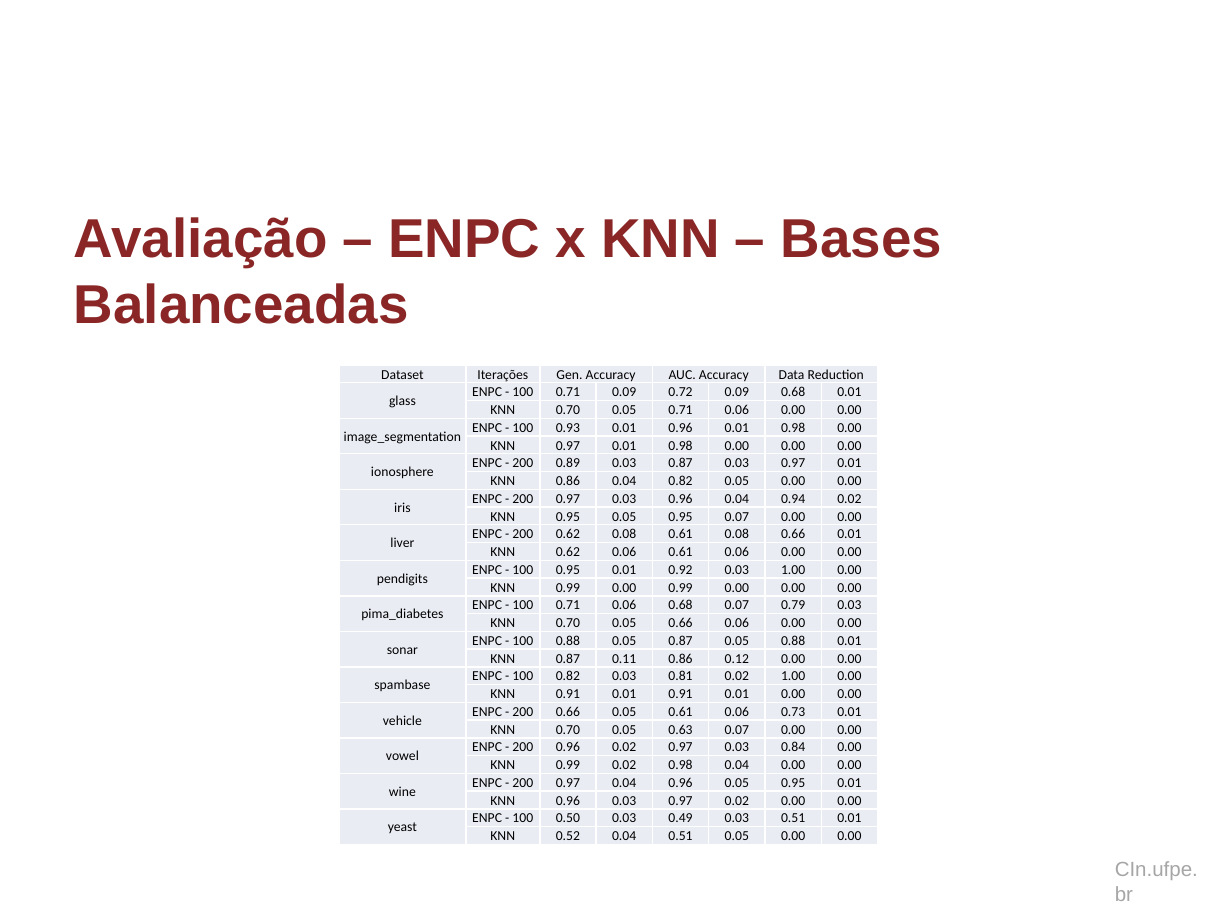
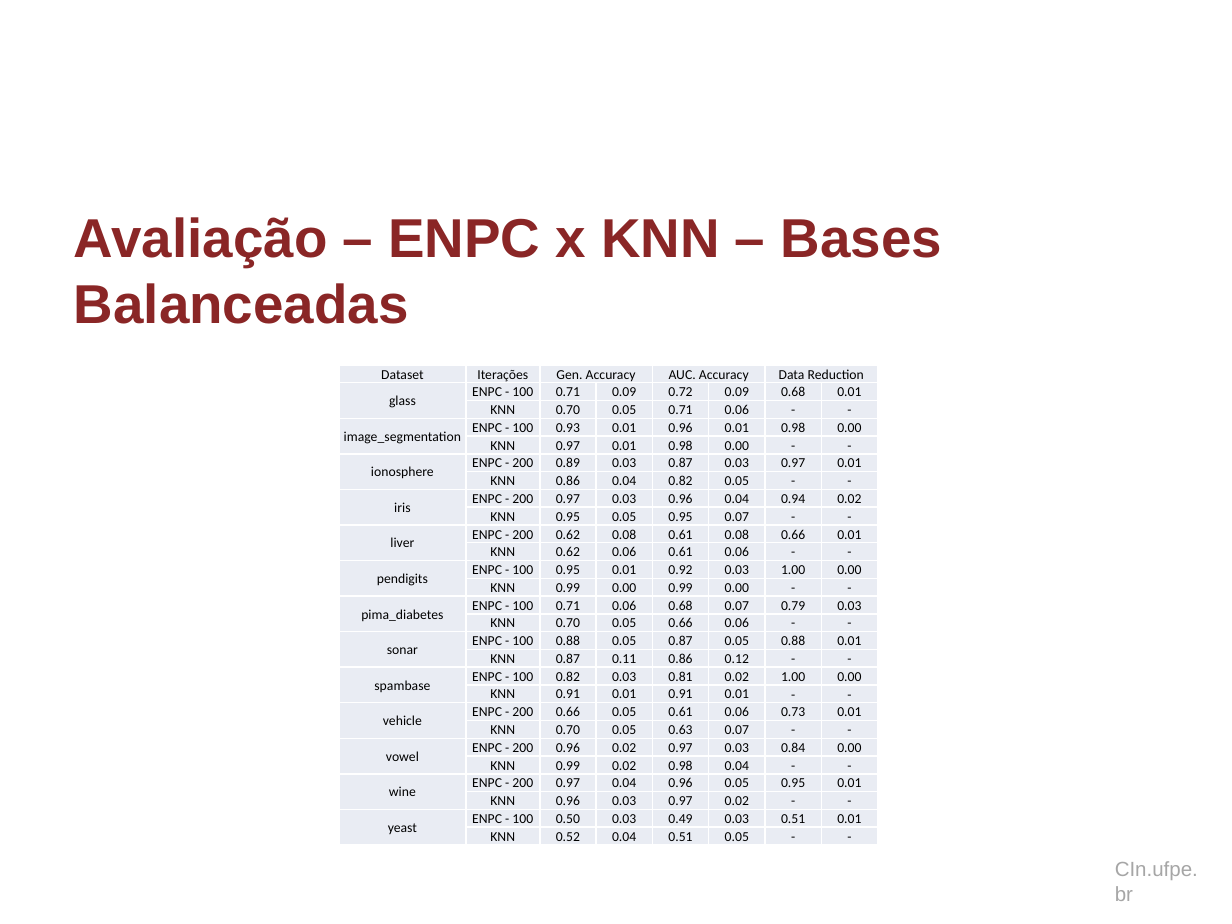
Before and after one commit to tjs2/ml, a slide deck: slide 25 of Avaliação/Apresentação.pptx. Drawn at 1232x924 pixels with LibreOffice and Linux fonts; fonts in the diff are those of the drawing; background and template pictures are left out. Boxes give left, top, right and bottom in pixels: in the first picture for what was removed or moved away, otherwise in the second. Text is boxed around its words. In the diff, an @@ line names an element or a change of style, - is before the commit and + after.

```diff
--- a/Avaliação/Apresentação.pptx
+++ b/Avaliação/Apresentação.pptx
@@ table at box(339, 365, 880, 845) @@
-row 3, column 7: 0.00
+row 3, column 7: -
-row 3, column 8: 0.00
+row 3, column 8: -
-row 5, column 7: 0.00
+row 5, column 7: -
-row 5, column 8: 0.00
+row 5, column 8: -
-row 7, column 7: 0.00
+row 7, column 7: -
-row 7, column 8: 0.00
+row 7, column 8: -
-row 9, column 7: 0.00
+row 9, column 7: -
-row 9, column 8: 0.00
+row 9, column 8: -
-row 11, column 7: 0.00
+row 11, column 7: -
-row 11, column 8: 0.00
+row 11, column 8: -
-row 13, column 7: 0.00
+row 13, column 7: -
-row 13, column 8: 0.00
+row 13, column 8: -
-row 15, column 7: 0.00
+row 15, column 7: -
-row 15, column 8: 0.00
+row 15, column 8: -
-row 17, column 7: 0.00
+row 17, column 7: -
-row 17, column 8: 0.00
+row 17, column 8: -
-row 19, column 7: 0.00
+row 19, column 7: -
-row 19, column 8: 0.00
+row 19, column 8: -
-row 21, column 7: 0.00
+row 21, column 7: -
-row 21, column 8: 0.00
+row 21, column 8: -
-row 23, column 7: 0.00
+row 23, column 7: -
-row 23, column 8: 0.00
+row 23, column 8: -
-row 25, column 7: 0.00
+row 25, column 7: -
-row 25, column 8: 0.00
+row 25, column 8: -
-row 27, column 7: 0.00
+row 27, column 7: -
-row 27, column 8: 0.00
+row 27, column 8: -
```
Also in this commit, not shown: 2 other files.
